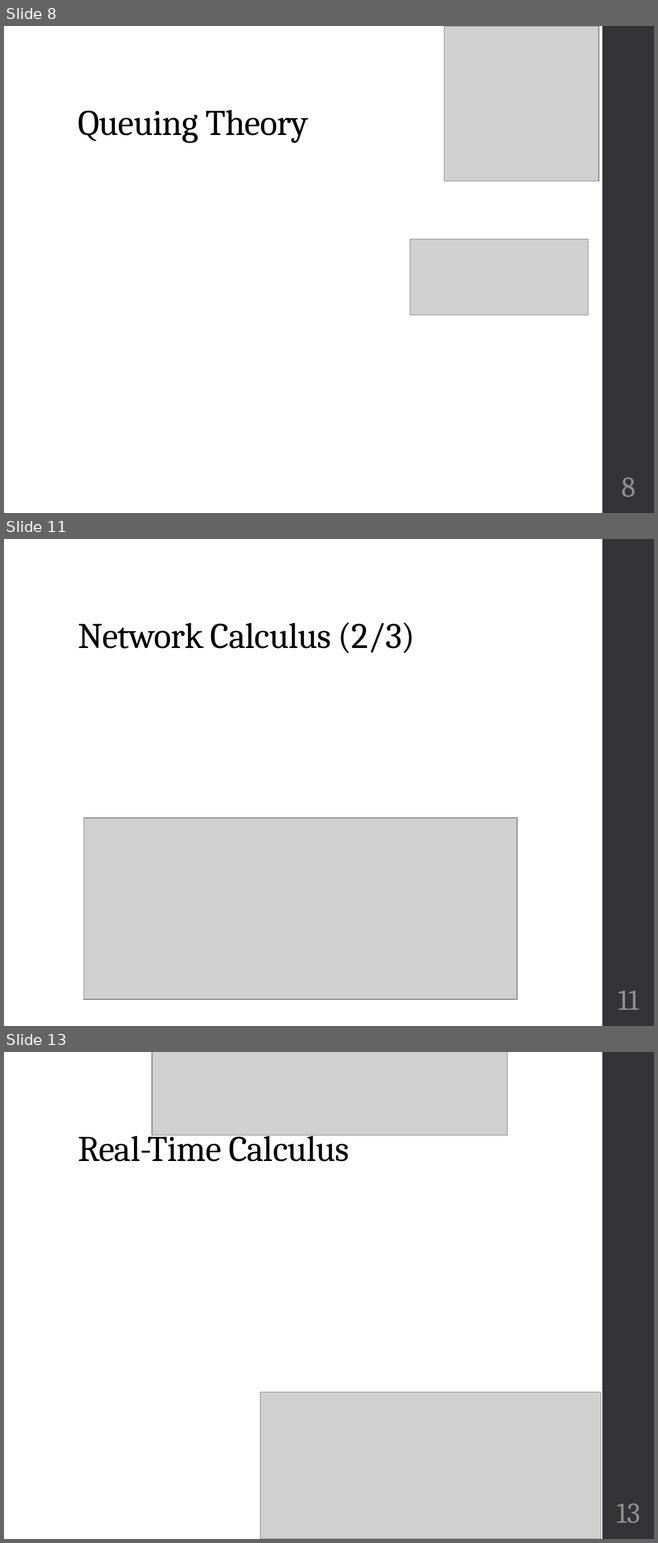
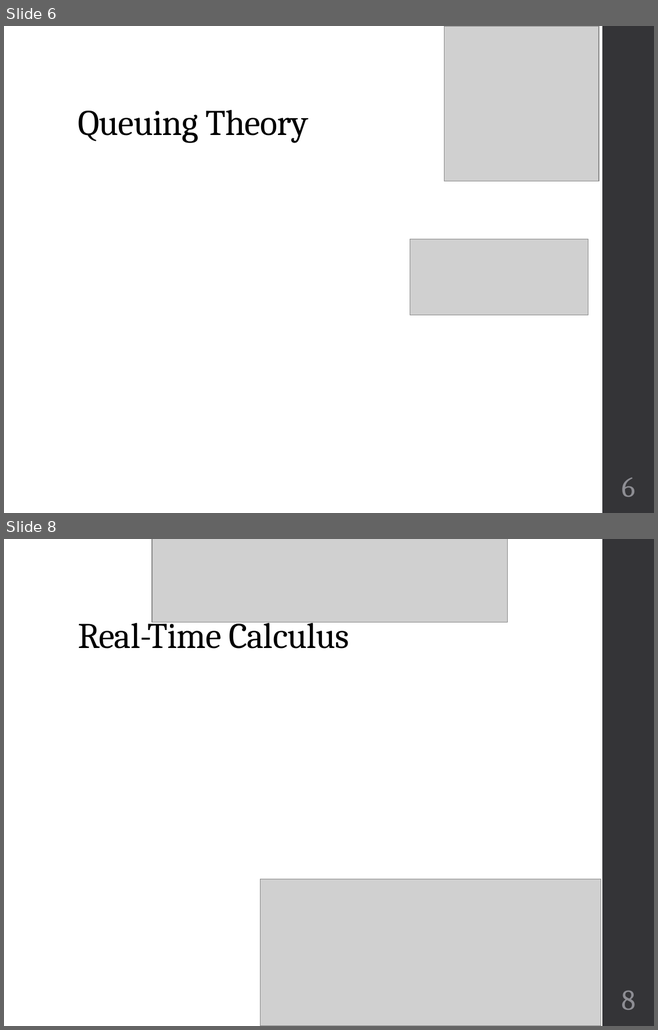
Before and after one commit to finger563/cbsat, a slide deck: thesis/Defense.pptx. Shown one above the other, each under a label of ours: slides 8, 11 and 13 before the commit, slides 6 and 8 after it; the slides between them are not shown. The pictures are 658x1543 and 658x1030 pixels, drawn with LibreOffice and Linux fonts; fonts in the diff are those of the drawing; grey boxes stand for pictures. Boxes give left, top, right and bottom in pixels: in the first picture for what was removed or moved away, otherwise in the second. Text is boxed around its words. In the diff, an @@ line names an element or a change of style, - is before the commit and + after.

```diff
--- a/thesis/Defense.pptx
+++ b/thesis/Defense.pptx
@@ slide 11 removed at (4, 539, 654, 1026), background #FFFFFF; not listed: 1 template element that a slide beside it also shows @@
@@ title removed at (78, 623, 415, 653) @@
-Network Calculus (2/3)
@@ picture removed at (84, 817, 517, 1000) @@
@@ page number removed at (618, 991, 639, 1010) @@
-11
@@ what was slide 8 is now slide 6 @@
@@ page number at (621, 478, 634, 497): text changed @@
-8
+6
@@ what was slide 13 is now slide 8 @@
@@ page number at (621, 991, 635, 1010): text changed @@
-13
+8
```
Also in this commit, not shown: 3 slides changed, 6 other slides removed.
